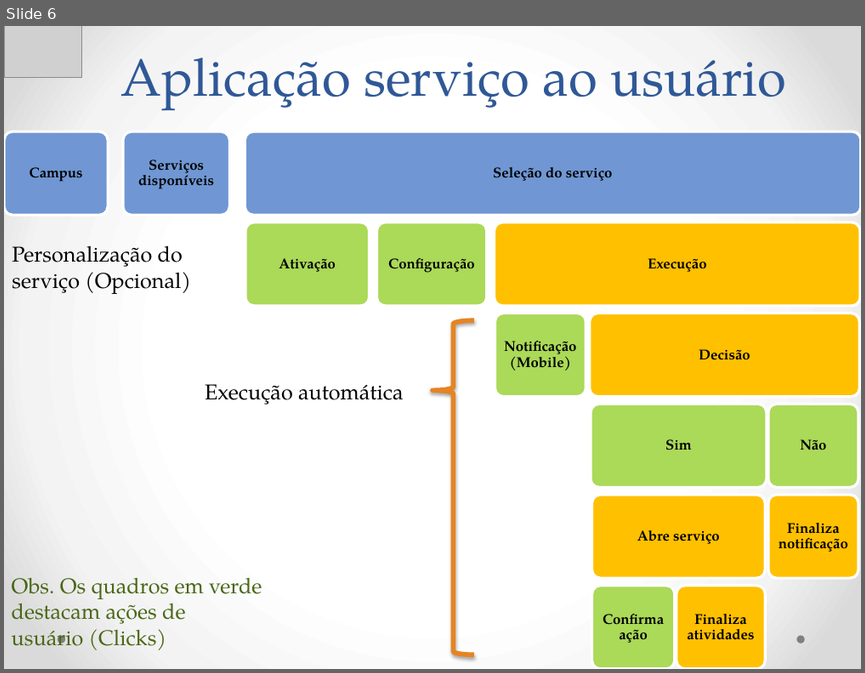
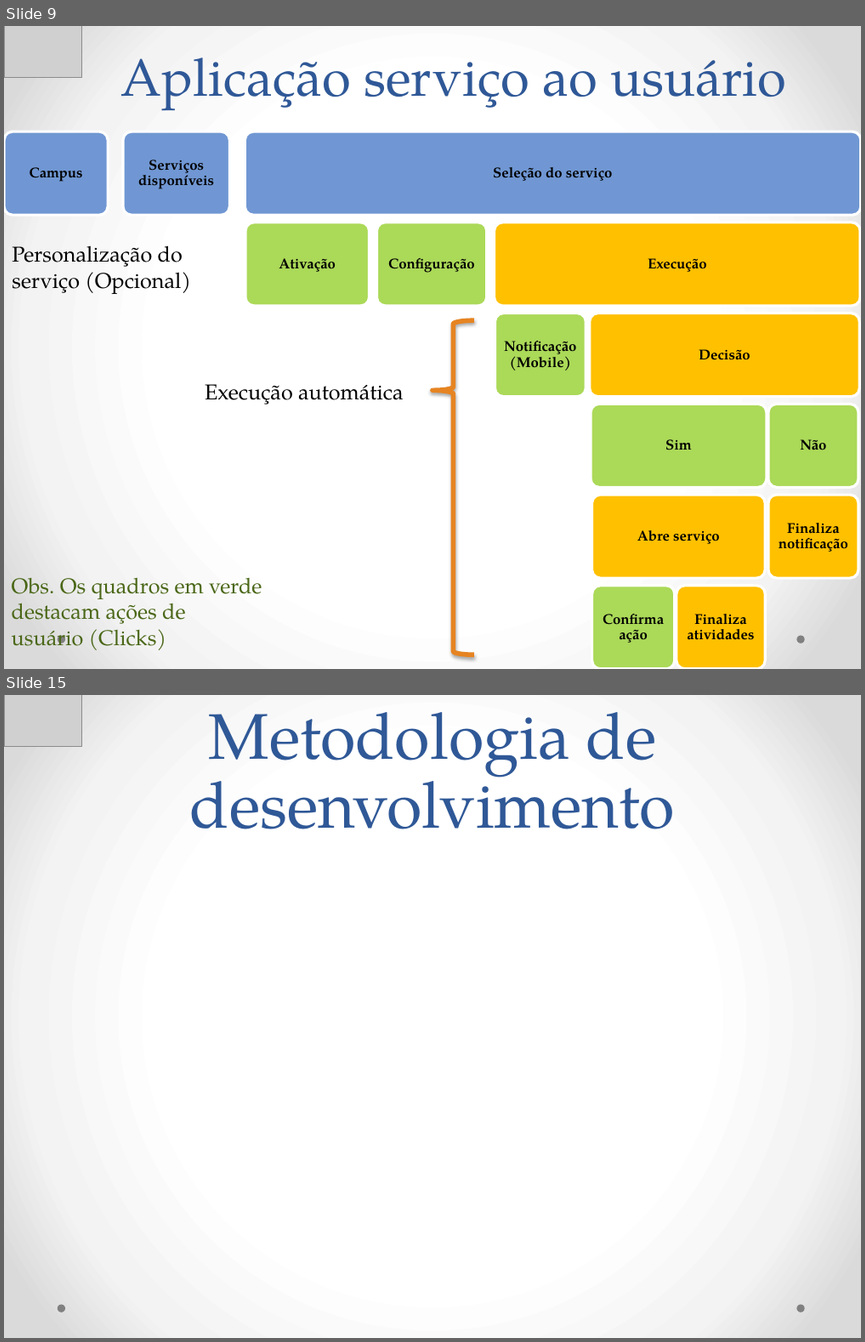
Before and after one commit to Neimarmg/TCC, a slide deck: Ppt.pptx. Shown one above the other, each under a label of ours: slide 6 before the commit, slides 9 and 15 after it; the slides between them are not shown. The pictures are 865x673 and 865x1342 pixels, drawn with LibreOffice and Linux fonts; fonts in the diff are those of the drawing; grey boxes stand for pictures. Boxes give left, top, right and bottom in pixels: in the first picture for what was removed or moved away, otherwise in the second. Text is boxed around its words. In the diff, an @@ line names an element or a change of style, - is before the commit and + after.

```diff
--- a/Ppt.pptx
+++ b/Ppt.pptx
@@ slide 15 added at [4,695,861,1338], background gradient #FFFFFF to #F4F4F4 to #DADADA; not listed: 2 template elements that a slide beside it also shows @@
@@ picture added at [4,695,82,746] @@
@@ title added at [190,712,675,829], 54 pt, text #2F5897 @@
+Metodologia de desenvolvimento
@@ what was slide 6 is now slide 9 @@
```
Also in this commit, not shown: 19 other slides added.
